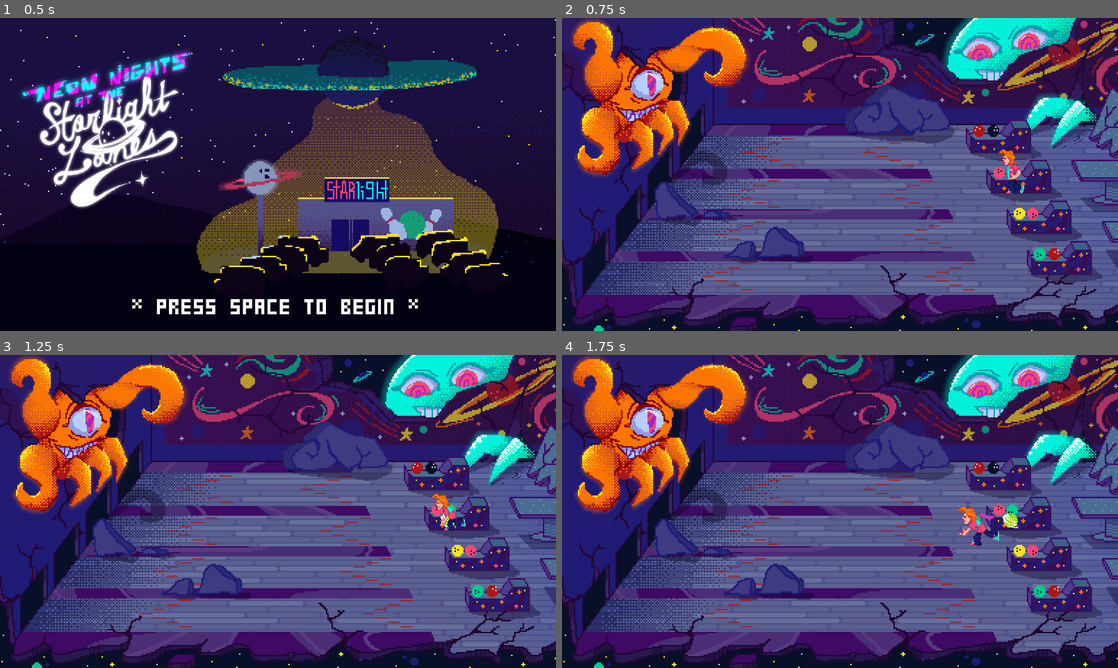
Above: before the commit, frames 1-4 (two rows, left to right).
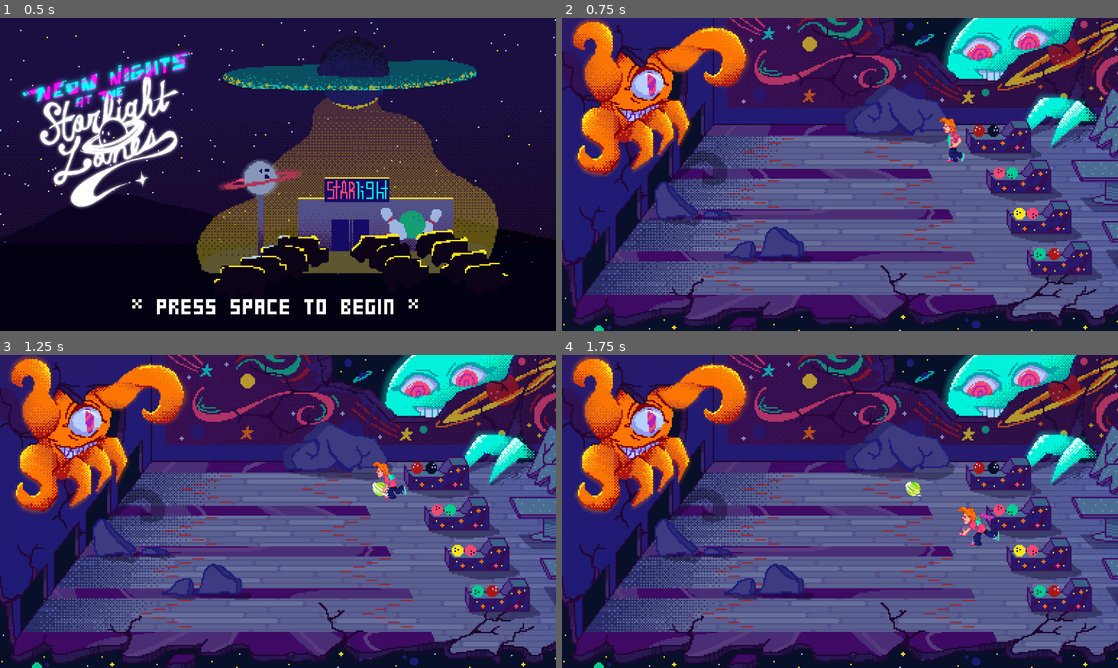
Above: after the commit, the same moments.

Repository: FreemanSpray/EECS_690
Game: Godot game, scene res://Scenes/StartScreen.tscn
Same seed, same stepped clock (60 frames per second), same inputs: the game is played once before the commit and once after it.
Inputs:
- Up to frame 1 (0.5 s): no input
- Up to frame 2 (0.75 s): tap Enter (ui_accept) at 0.5 s; hold Right (ui_right) from 0.53 s (still down); hold Enter (ui_accept) from 0.53 s (still down)
- Up to frame 3 (1.25 s): keep holding Right (ui_right); keep holding Enter (ui_accept)
- Up to frame 4 (1.75 s): release Right (ui_right) at 1.28 s; release Enter (ui_accept) at 1.28 s; hold Down (ui_down) from 1.28 s (still down); tap Enter (ui_accept) at 1.35, 1.52 s

Frame 1 is identical in both runs. In frame 2, 0.6% of the frame differs, in the area x 67-84%, y 31-57%; in frame 3, 0.6%, in the area x 67-84%, y 34-57%; in frame 4, 0.2%.

Commit message:
Fix player start pos

Diff:
--- a/Scenes/Main.tscn
+++ b/Scenes/Main.tscn
@@ -19,7 +19,7 @@
 texture = ExtResource( 2 )
 
 [node name="Player" parent="." instance=ExtResource( 9 )]
-position = Vector2( 1555, 510 )
+position = Vector2( 1350, 400 )
 collision/safe_margin = 0.001
 
 [node name="Timer" type="Timer" parent="."]
